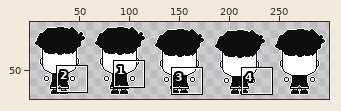
Two versions of one sprite sheet, Assets/Resources/Player/Sprites/Wizard/Spritesheets/w_back_idle.png. Above, an overview of the earlier version with the close-up marked.
Close-up. As it was:
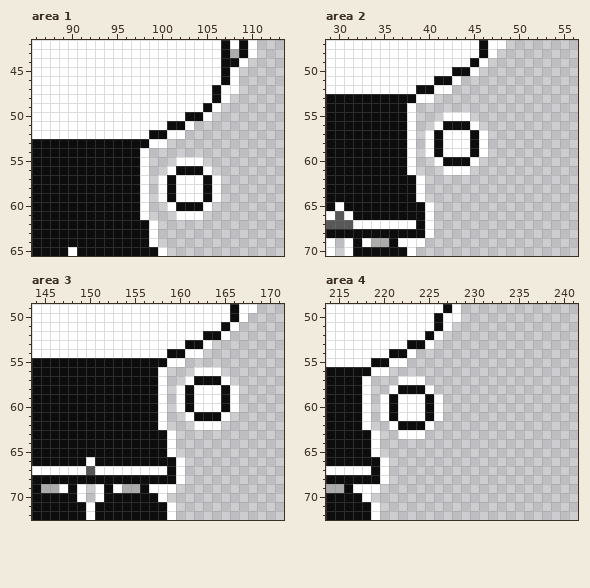
The file is 300x80 pixels. Shown: area 1: x 86..113, y 42..65; area 2: x 29..56, y 47..70; area 3: x 144..171, y 49..72; area 4: x 214..241, y 49..72. The wide view leaves out empty margins. The commit also changed other parts of the picture, which this record leaves out.
And afterwards:
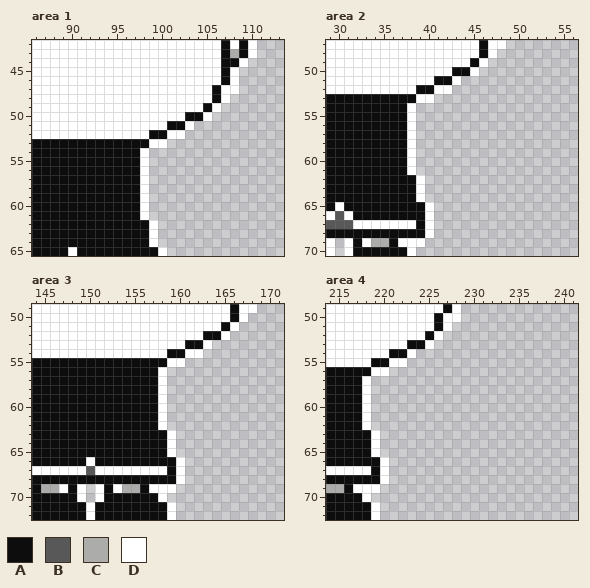
Palette (. is transparent): A #0d0d0d  B #585858  C #acacab  D #ffffff
What changed:
Area 1:
y 55: x 102..104 DDD -> ...
y 56: x 101..105 DAAAD -> .....
y 57..59: x 100..106 DADDDAD -> .......
y 60: x 101..105 DAAAD -> .....
y 61: x 102..104 DDD -> ...
Area 2:
y 55: x 42..44 DDD -> ...
y 56: x 41..45 DAAAD -> .....
y 57..59: x 40..46 DADDDAD -> .......
y 60: x 41..45 DAAAD -> .....
y 61: x 42..44 DDD -> ...
Area 3:
y 56: x 162..164 DDD -> ...
y 57: x 161..165 DAAAD -> .....
y 58..60: x 160..166 DADDDAD -> .......
y 61: x 161..165 DAAAD -> .....
y 62: x 162..164 DDD -> ...
Area 4:
y 57: x 222..224 DDD -> ...
y 58: x 221..225 DAAAD -> .....
y 59..61: x 220..226 DADDDAD -> .......
y 62: x 221..225 DAAAD -> .....
y 63: x 222..224 DDD -> ...
